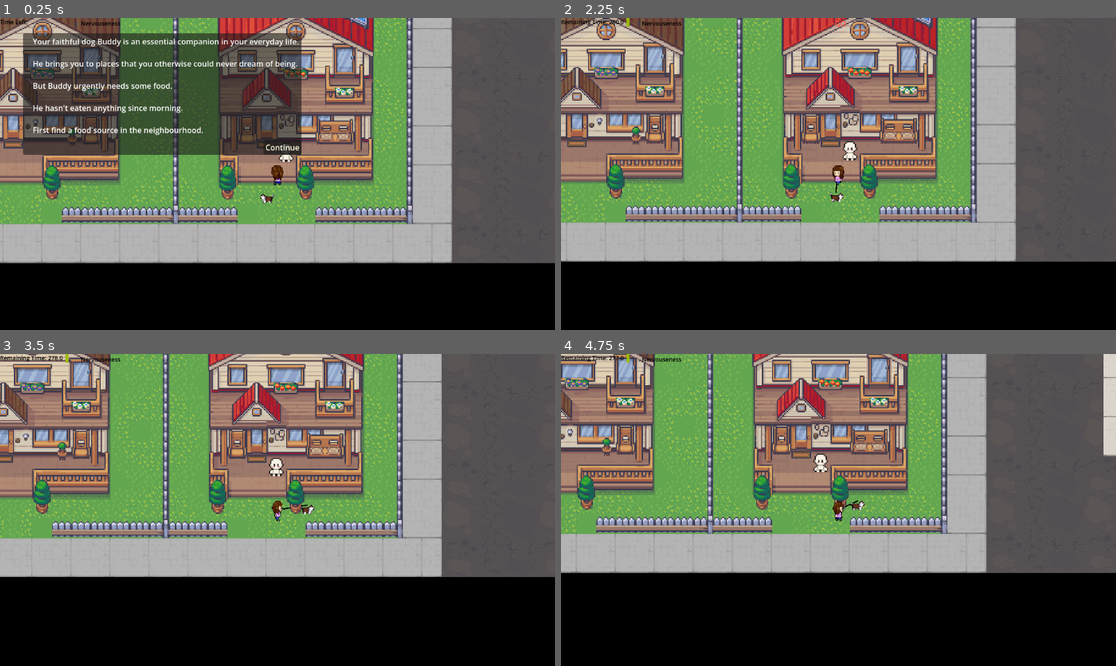
Above: before the commit, frames 1-4 (two rows, left to right).
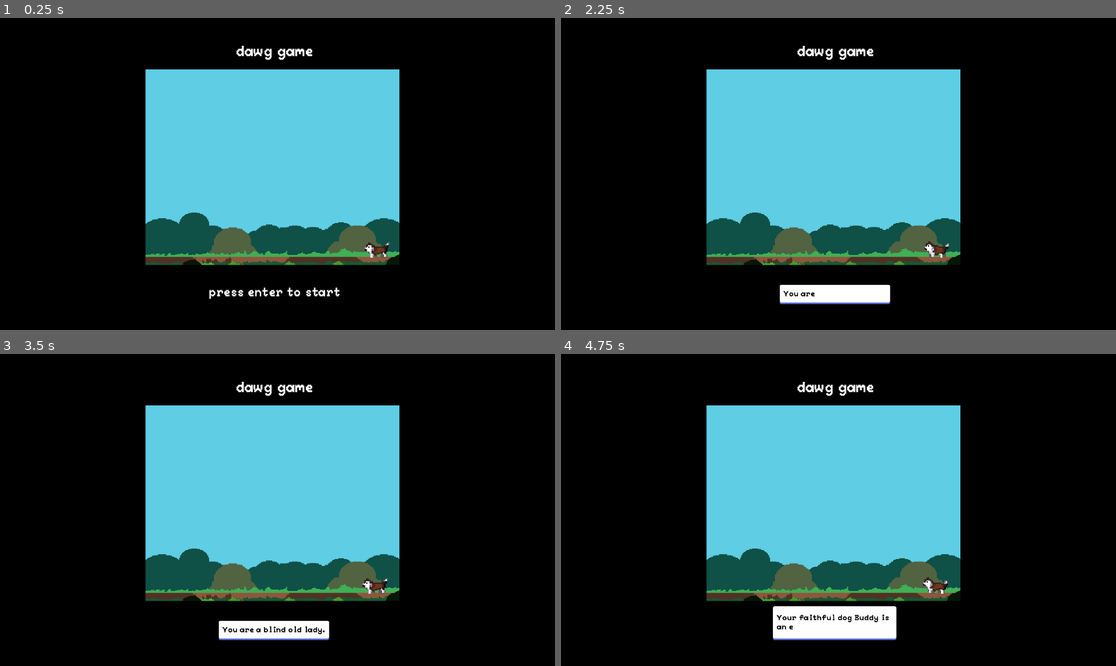
Above: after the commit, the same moments.

Repository: babyelaphant/dawg
Game: Godot game, scene res://scenes/title_screen.tscn
The game is run twice, just before and just after one commit, with the same random seed, the same clock (stepped at 60 frames per second) and the same inputs. Before the commit the project starts from res://scenes/city_scene.tscn. The engine's default icon, where the game draws it, is replaced by a stand-in: a white triangle on a blue panel in a dark square. Sound files missing from this copy of the repository are replaced by a short silence.
Inputs (mouse positions are in pixels of both pictures, inside the frame that each line leads up to):
- Up to frame 1 (0.25 s): no input
- Up to frame 2 (2.25 s): click (844, 145) at 0.5 s, where only the run before the commit has a clickable "Continue"; click (738, 58) at 1.25 s, where only the run before the commit has a clickable "Continue"; tap Enter (advance_dialog, bound only after the commit) at 2 s; move the mouse to (960, 158) at 2.02 s; hold D (move_right) from 2.03 s (still down); hold Enter (advance_dialog, bound only after the commit) from 2.03 s (still down)
- Up to frame 3 (3.5 s): keep holding D (move_right); tap W (move_up) at 2.27, 3.02 s; move the mouse to (166, 525) at 2.77 s; release Enter (advance_dialog, bound only after the commit) at 2.78 s; tap Enter (advance_dialog, bound only after the commit) at 2.85 s
- Up to frame 4 (4.75 s): move the mouse to (894, 441) at 3.52 s; release D (move_right) at 3.53 s; hold A (move_left) 3.53-4.28 s; hold Enter (advance_dialog, bound only after the commit) 3.53-4.28 s; move the mouse to (810, 572) at 4.27 s; hold D (move_right) from 4.28 s (still down); tap Enter (advance_dialog, bound only after the commit) at 4.35 s; tap W (move_up) at 4.52 s

The runs differ from the first frame. In frame 1, 79% of the frame differs, in the area x 0-100%, y 0-90%; in frame 2, 80%, in the area x 0-100%, y 0-92%; in frame 3, 76%; in frame 4, 77%.

Commit message:
title screen

Diff:
--- a/project.godot
+++ b/project.godot
@@ -11,7 +11,7 @@
 [application]
 
 config/name="dawgGame"
-run/main_scene="uid://cq73k81hh5s7k"
+run/main_scene="uid://bu6ro0oevdy10"
 config/features=PackedStringArray("4.6", "Forward Plus")
 boot_splash/bg_color=Color(0, 0, 0, 1)
 config/icon="res://icon.svg"
@@ -21,6 +21,7 @@
 Game_Manager="*uid://bxhbg8kyygs6h"
 G_Globals="*uid://cvmjc5websn0y"
 Sound_Manager="*uid://c3ankf4wi7ivh"
+DialogueManager="*uid://dcqkq17hdkrnq"
 
 [input]
 
@@ -44,6 +45,11 @@
 "events": [Object(InputEventKey,"resource_local_to_scene":false,"resource_name":"","device":-1,"window_id":0,"alt_press …(192 unchanged characters)…
 ]
 }
+advance_dialog={
+"deadzone": 0.2,
+"events": [Object(InputEventKey,"resource_local_to_scene":false,"resource_name":"","device":0,"window_id":0,"alt_pressed":false,"shift_pressed":false,"ctrl_pressed":false,"meta_pressed":false,"pressed":false,"keycode":0,"physical_keycode":4194309,"key_label":0,"unicode":0,"location":0,"echo":false,"script":null)
+]
+}
 
 [physics]
 
--- /dev/null
+++ b/scenes/text_box.tscn
@@ -0,0 +1,36 @@
+[gd_scene format=3 uid="uid://ckcuvrdvwp2um"]
+
+[ext_resource type="Script" uid="uid://bghrl6gfbpcl" path="res://text_box.gd" id="1_qdwih"]
+[ext_resource type="Texture2D" uid="uid://bo0om4vjj2hov" path="res://assets/test_box.png" id="2_3ojeh"]
+[ext_resource type="FontFile" uid="uid://vtsdx1rb101t" path="res://assets/PeaberryBase.ttf" id="3_nq18v"]
+
+[node name="TextBox" type="MarginContainer" unique_id=1883006858]
+z_index = 15
+offset_right = 40.0
+offset_bottom = 40.0
+script = ExtResource("1_qdwih")
+
+[node name="NinePatchRect" type="NinePatchRect" parent="." unique_id=797709452]
+layout_mode = 2
+texture = ExtResource("2_3ojeh")
+patch_margin_left = 16
+patch_margin_top = 16
+patch_margin_right = 16
+patch_margin_bottom = 16
+
+[node name="MarginContainer" type="MarginContainer" parent="." unique_id=509394109]
+layout_mode = 2
+theme_override_constants/margin_left = 8
+theme_override_constants/margin_top = 8
+theme_override_constants/margin_right = 8
+theme_override_constants/margin_bottom = 8
+
+[node name="Label" type="Label" parent="MarginContainer" unique_id=1220638977]
+layout_mode = 2
+theme_override_colors/font_color = Color(0, 0, 0, 1)
+theme_override_fonts/font = ExtResource("3_nq18v")
+
+[node name="LetterDisplayTimer" type="Timer" parent="." unique_id=1469315653]
+one_shot = true
+
+[connection signal="timeout" from="LetterDisplayTimer" to="." method="_on_letter_display_timer_timeout"]
--- /dev/null
+++ b/scenes/title_screen.tscn
@@ -0,0 +1,82 @@
+[gd_scene format=3 uid="uid://bu6ro0oevdy10"]
+
+[ext_resource type="Texture2D" uid="uid://c3vf7ql3kf3gv" path="res://assets/title_screen_backgroound.png" id="1_fgkus"]
+[ext_resource type="Script" uid="uid://bp3rgwkqho7tr" path="res://scripts/dog.gd" id="2_s4lrb"]
+[ext_resource type="Texture2D" uid="uid://sitfndo8eeqb" path="res://assets/Dog/Root_Walk.png" id="2_sa3yf"]
+[ext_resource type="FontFile" uid="uid://vtsdx1rb101t" path="res://assets/PeaberryBase.ttf" id="4_mgrm8"]
+
+[sub_resource type="AtlasTexture" id="AtlasTexture_s4lrb"]
+atlas = ExtResource("2_sa3yf")
+region = Rect2(0, 64, 64, 64)
+
+[sub_resource type="AtlasTexture" id="AtlasTexture_mgrm8"]
+atlas = ExtResource("2_sa3yf")
+region = Rect2(64, 64, 64, 64)
+
+[sub_resource type="AtlasTexture" id="AtlasTexture_dc4i4"]
+atlas = ExtResource("2_sa3yf")
+region = Rect2(128, 64, 64, 64)
+
+[sub_resource type="AtlasTexture" id="AtlasTexture_e54dn"]
+atlas = ExtResource("2_sa3yf")
+region = Rect2(192, 64, 64, 64)
+
+[sub_resource type="SpriteFrames" id="SpriteFrames_3yumr"]
+animations = [{
+"frames": [{
+"duration": 1.0,
+"texture": SubResource("AtlasTexture_s4lrb")
+}, {
+"duration": 1.0,
+"texture": SubResource("AtlasTexture_mgrm8")
+}, {
+"duration": 1.0,
+"texture": SubResource("AtlasTexture_dc4i4")
+}, {
+"duration": 1.0,
+"texture": SubResource("AtlasTexture_e54dn")
+}],
+"loop": true,
+"name": &"walk",
+"speed": 5.0
+}]
+
+[node name="title_screen" type="Node2D" unique_id=1196514671]
+script = ExtResource("2_s4lrb")
+
+[node name="Sprite2D" type="Sprite2D" parent="." unique_id=567164473]
+position = Vector2(566, 310)
+scale = Vector2(0.51819074, 0.39715967)
+texture = ExtResource("1_fgkus")
+
+[node name="dog" type="Node2D" parent="." unique_id=1021538206]
+
+[node name="AnimatedSprite2D" type="AnimatedSprite2D" parent="dog" unique_id=1071224507]
+position = Vector2(781, 464)
+scale = Vector2(2.3372211, 2.10483)
+sprite_frames = SubResource("SpriteFrames_3yumr")
+animation = &"walk"
+autoplay = "walk"
+frame = 1
+frame_progress = 0.4808367
+
+[node name="Label" type="Label" parent="." unique_id=785593760]
+offset_left = 489.0
+offset_top = 56.0
+offset_right = 650.0
+offset_bottom = 87.0
+theme_override_fonts/font = ExtResource("4_mgrm8")
+theme_override_font_sizes/font_size = 30
+text = "dawg game"
+
+[node name="Label2" type="Label" parent="." unique_id=17978054]
+offset_left = 433.0
+offset_top = 559.0
+offset_right = 706.0
+offset_bottom = 585.0
+theme_override_fonts/font = ExtResource("4_mgrm8")
+theme_override_font_sizes/font_size = 25
+text = "press enter to start"
+
+[node name="dialogSpawn" type="Node2D" parent="." unique_id=578433]
+position = Vector2(568, 618)
--- /dev/null
+++ b/scripts/DialogueManager.gd
@@ -0,0 +1,48 @@
+extends Node
+
+@onready var text_box_scene = preload("res://scenes/text_box.tscn")
+
+var dialog_lines: Array[String] = []
+var current_line_index = 0
+
+var text_box
+var text_box_position: Vector2
+
+var is_dialog_active = false
+var can_advance_line = false
+
+func start_dialog(position: Vector2, lines: Array[String]):
+	if is_dialog_active:
+		return
+
+	dialog_lines = lines
+	text_box_position = position
+	_show_text_box()
+
+	is_dialog_active = true
+
+func _show_text_box():
+	text_box = text_box_scene.instantiate()
+	text_box.finished_displaying.connect(_on_text_box_finished_displaying)
+	get_tree().root.add_child(text_box)
+	text_box.global_position = text_box_position
+	text_box.display_text(dialog_lines[current_line_index])
+	can_advance_line = false
+
+func _on_text_box_finished_displaying():
+	can_advance_line = true
+
+func _unhandled_input(event):
+	if (event.is_action_pressed("advance_dialog") &&
+	is_dialog_active &&
+	can_advance_line
+	):
+		text_box.queue_free()
+		current_line_index += 1
+
+		if current_line_index >= dialog_lines.size():
+			is_dialog_active = false
+			current_line_index = 0
+			return
+
+		_show_text_box()
--- a/scripts/Game_Manager.gd
+++ b/scripts/Game_Manager.gd
@@ -68,6 +68,7 @@
 
 # Called every frame. 'delta' is the elapsed time since the previous frame.
 func _process(delta: float) -> void:
+	await get_tree().create_timer(30.0).timeout
 	if !initialized:
 		initialize_game()
 
--- a/scripts/UI_Manager.gd
+++ b/scripts/UI_Manager.gd
@@ -6,11 +6,21 @@
 @onready var info:RichTextLabel = get_node("InfoText/Container/TextContainer/Info")
 @onready var continue_btn:Button= get_node("InfoText/Container/HBoxContainer/ContinueBtn")
 
+const lines: Array[String] = [
+	"Your faithful dog Buddy is an essential companion in your everyday life.",
+	"He brings you to places that you otherwise could never dream of being.",
+	"But Buddy urgently needs some food.",
+	"He hasn't eaten anything since morning.",
+	"First find a food source in the neighbourhood.",
+]
+
 var info_texts = {}
 var current_info = "info_start"
 # Called when the node enters the scene tree for the first time.
 func _ready() -> void:
+
 	Game_Manager.register_ui(self)
+
 	info_texts["info_start"] = "Your faithful dog Buddy is an essential companion in your everyday life.\n
 He brings you to places that you otherwise could never dream of being.\n
 But Buddy urgently needs some food.\n
--- /dev/null
+++ b/scripts/dog.gd
@@ -0,0 +1,32 @@
+extends Node2D
+
+const lines: Array[String] = [
+	"You are a blind old lady.",
+	"Your faithful dog Buddy is an essential companion in your everyday life.",
+	"He brings you to places that you otherwise could never dream of being.",
+	"But Buddy urgently needs some food.",
+	"He hasn't eaten anything since morning.",
+	"First find a food source in the neighbourhood.",
+]
+
+var dialog_done = false
+var enters = 0
+
+# Called when the node enters the scene tree for the first time.
+func _ready() -> void:
+	pass # Replace with function body.
+
+
+# Called every frame. 'delta' is the elapsed time since the previous frame.
+func _process(delta: float) -> void:
+	$dog.position += Vector2(-0.02,0)
+
+	#if DialogueManager.is_dialog_active:
+
+			#get_tree().change_scene_to_file("res://scenes/city_scene.tscn")
+
+func _unhandled_input(event):
+	if (event.is_action_pressed("advance_dialog")):
+		$Label2.visible = false
+		DialogueManager.start_dialog($dialogSpawn.global_position, lines)
+		print(DialogueManager.current_line_index)
--- /dev/null
+++ b/text_box.gd
@@ -0,0 +1,58 @@
+extends MarginContainer
+
+@onready var label = $MarginContainer/Label
+@onready var timer = $LetterDisplayTimer
+
+const MAX_WIDTH = 256
+
+var text = ""
+var letter_index = 0
+
+var letter_time = 0.03
+var space_time = 0.06
+var punctuation_time = 0.2
+
+
+signal finished_displaying()
+
+func display_text(text_to_display: String):
+	label = $MarginContainer/Label
+
+	text = text_to_display
+	label.text = text_to_display
+
+	await resized
+	custom_minimum_size.x = min(size.x, MAX_WIDTH)
+
+	if size.x > MAX_WIDTH:
+		label.autowrap_mode = TextServer.AUTOWRAP_WORD
+		await resized # wait for x resize
+		await resized # wait for y resize
+		custom_minimum_size.y = size.y
+
+	global_position.x -= size.x / 2
+	global_position.y -= size.y + 24
+
+	label.text = ""
+	_display_letter()
+
+
+func _display_letter():
+	label.text += text[letter_index]
+
+	letter_index += 1
+
+	if letter_index >= text.length():
+		finished_displaying.emit()
+		return
+
+	match text[letter_index]:
+		"!", ".", ",", "?":
+			timer.start(punctuation_time)
+		" ":
+			timer.start(space_time)
+		_:
+			timer.start(letter_time)
+
+func _on_letter_display_timer_timeout() -> void:
+	_display_letter()
Binary file added: assets/PeaberryBase.ttf
Not shown, added: assets/PeaberryBase.ttf.import
Binary file added: assets/test_box.png
Not shown, added: assets/test_box.png.import
Binary file added: assets/title_screen_backgroound.png
Not shown, added: assets/title_screen_backgroound.png.import
Not shown, added: scripts/DialogueManager.gd.uid
Not shown, added: scripts/dog.gd.uid
Not shown, added: text_box.gd.uid
Not shown, added: scenes/title_screen.tscn10403428288.tmp
